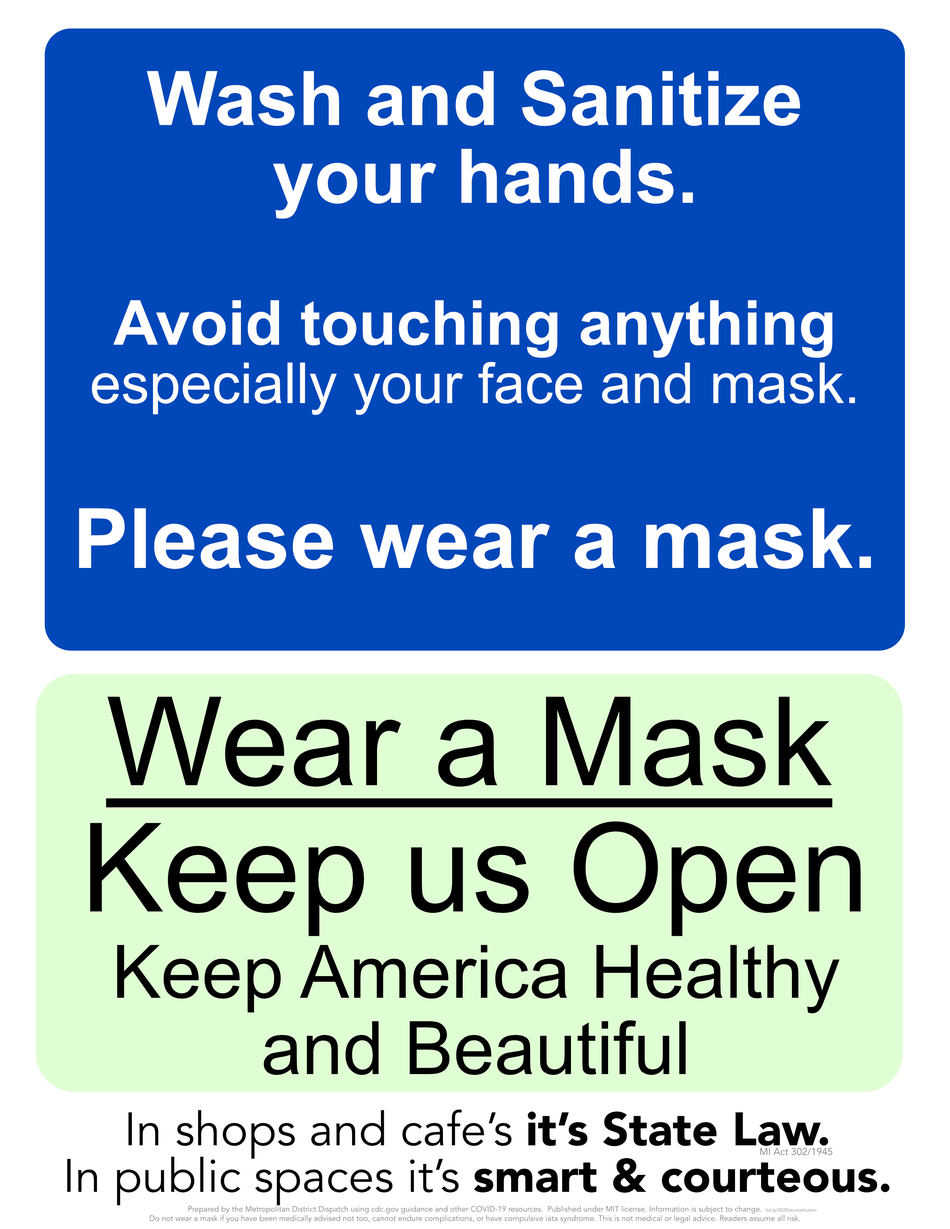
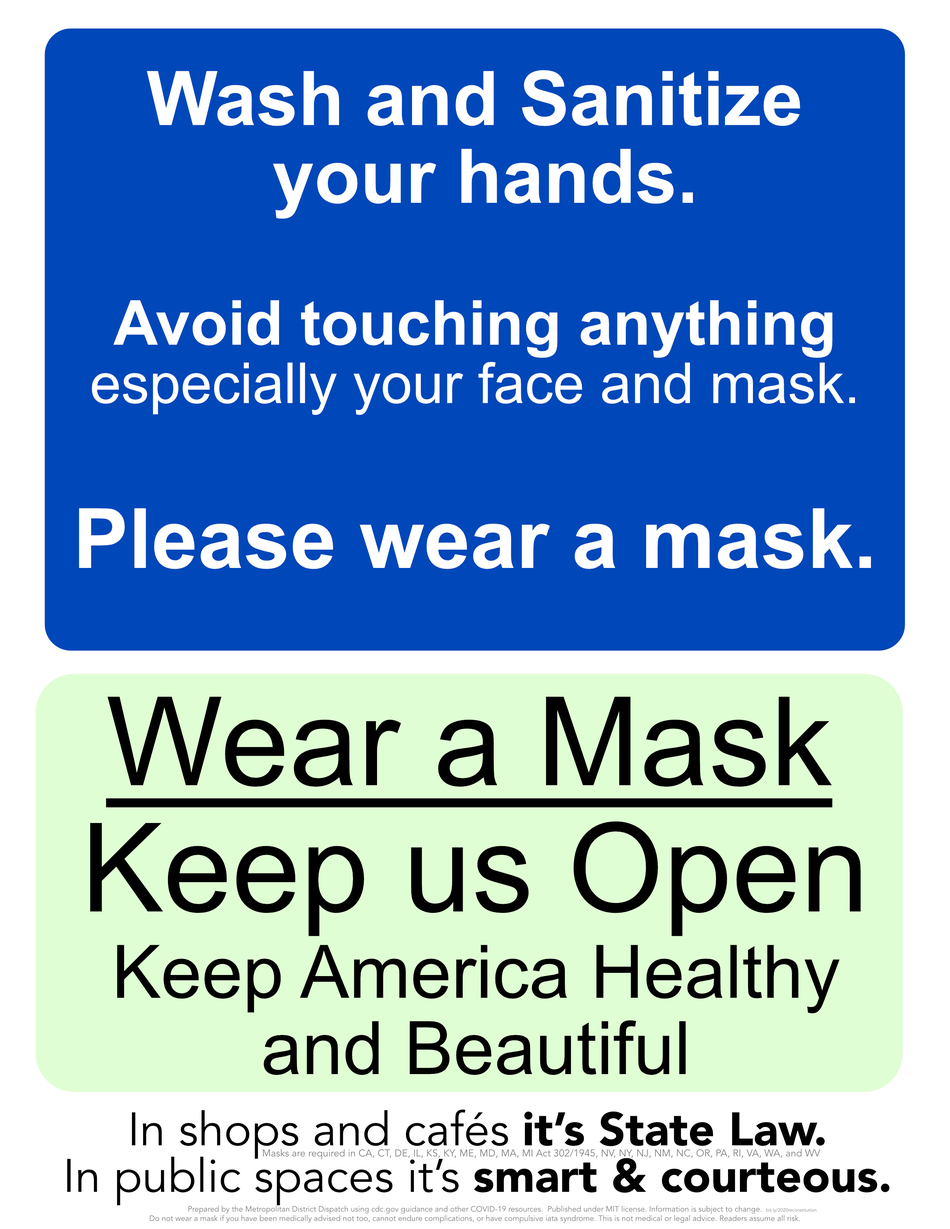
The second 950px x 1229px image is a revision of the first. Changes to its layers:
painted on (unnamed layer) (6th of 15, in (unnamed layer)) over [262,1148,833,1160]
painted on (unnamed layer) (7th of 15, in (unnamed layer)) over [128,1109,829,1160]
